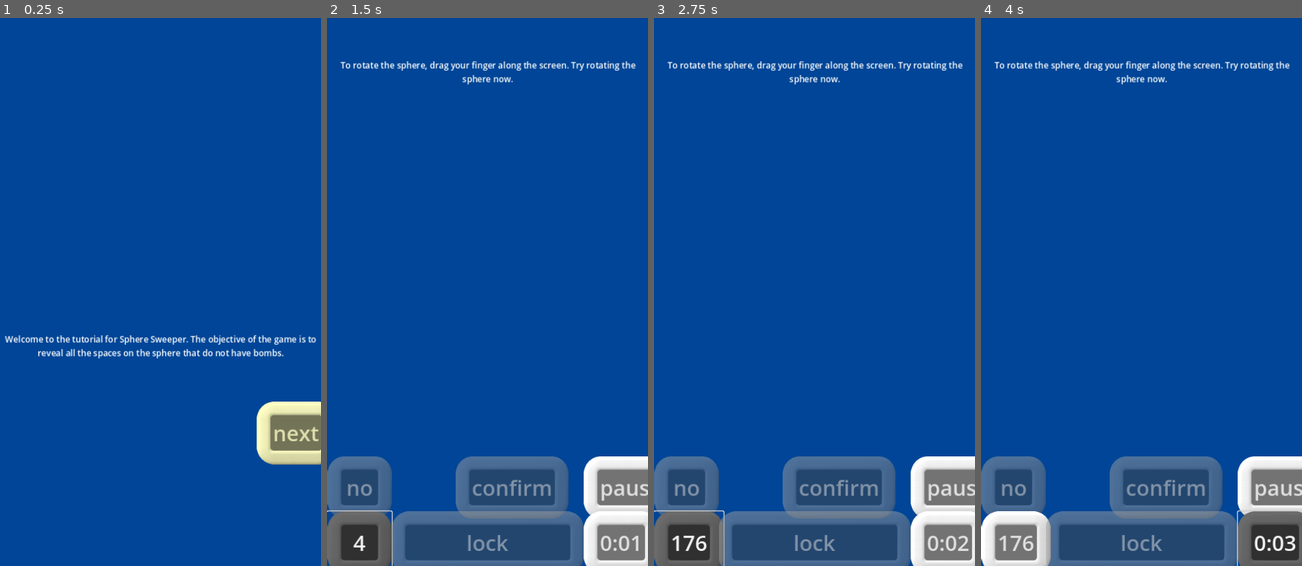
Above: before the commit, frames 1-4 (left to right).
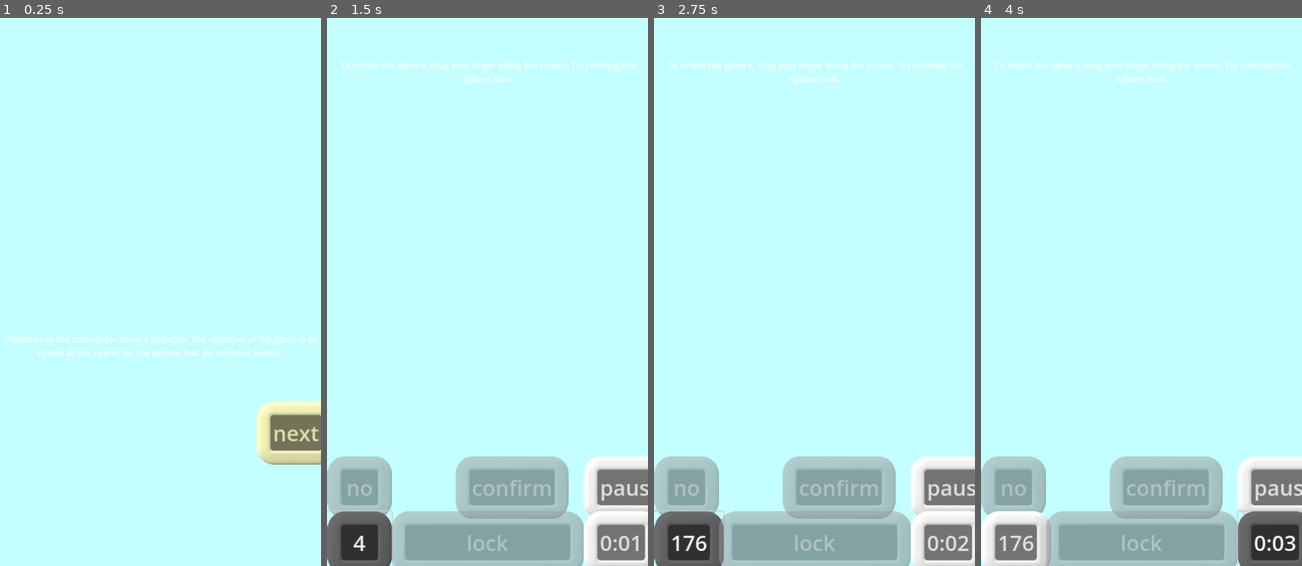
Above: after the commit, the same moments.

Repository: WalynC/sphereSweeperGodot
Game: Godot game, scene res://mainScenes/tutorial.tscn
The game is run twice, just before and just after one commit, with the same random seed, the same clock (stepped at 60 frames per second) and the same inputs. This scene is started directly instead of the project's main scene. Sound files missing from this copy of the repository are replaced by a short silence.
Inputs:
- Up to frame 1 (0.25 s): no input
- Up to frame 2 (1.5 s): click "next" at 0.5 s; click "176" at 1.25 s
- Up to frame 3 (2.75 s): click "4" at 2 s
- Up to frame 4 (4 s): click "0:02" at 2.75 s; click "3" at 3.5 s

The runs differ from the first frame. In frame 1, 98% of the frame differs, in the area x 0-100%, y 0-100%; in frame 2, 94%; in frame 3, 94%; in frame 4, 94%.
Error before the commit: Invalid access to property or key 'environment' on a base object of type 'Nil'. (res://scripts/visual)

Commit message:
Fixes missing world environment reference in Tutorial scene

Diff:
--- a/mainScenes/tutorial.tscn
+++ b/mainScenes/tutorial.tscn
@@ -177,9 +177,10 @@
 script = ExtResource("10_o8y3b")
 gm = NodePath("..")
 
-[node name="VisualLoader" parent="." node_paths=PackedStringArray("controlRoot") instance=ExtResource("11_2clgv")]
+[node name="VisualLoader" parent="." node_paths=PackedStringArray("controlRoot", "worldEnv") instance=ExtResource("11_2clgv")]
 scene = 2
 controlRoot = NodePath("../ControlRoot")
+worldEnv = NodePath("../WorldEnvironment")
 
 [node name="Camera3D" type="Camera3D" parent="."]
 transform = Transform3D(1, 0, 0, 0, 1, 0, 0, 0, 1, 0, 0, 2)
